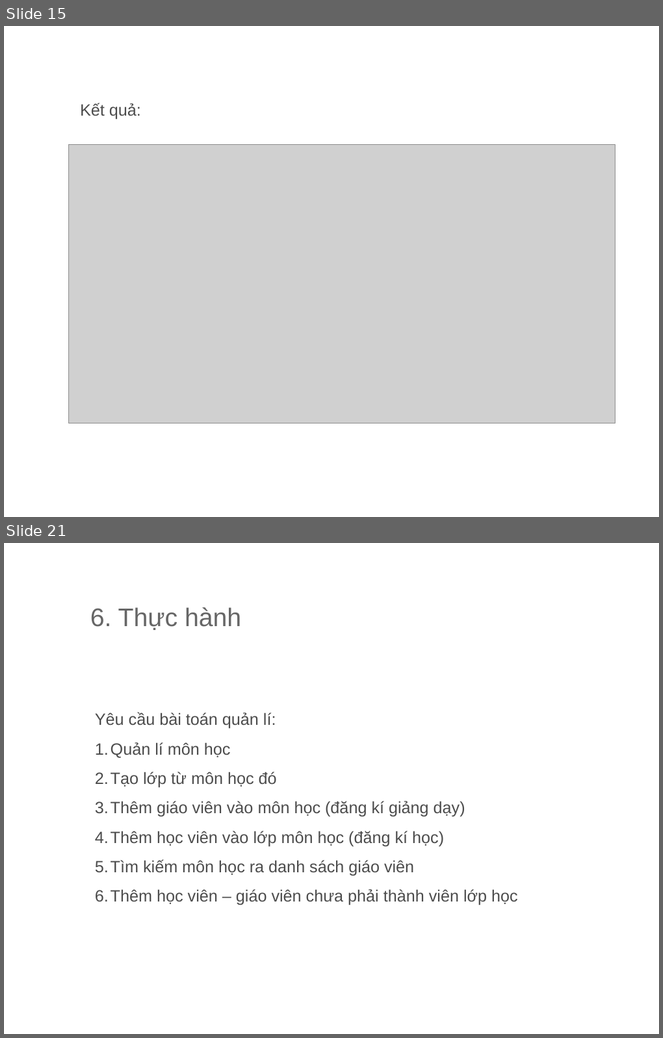
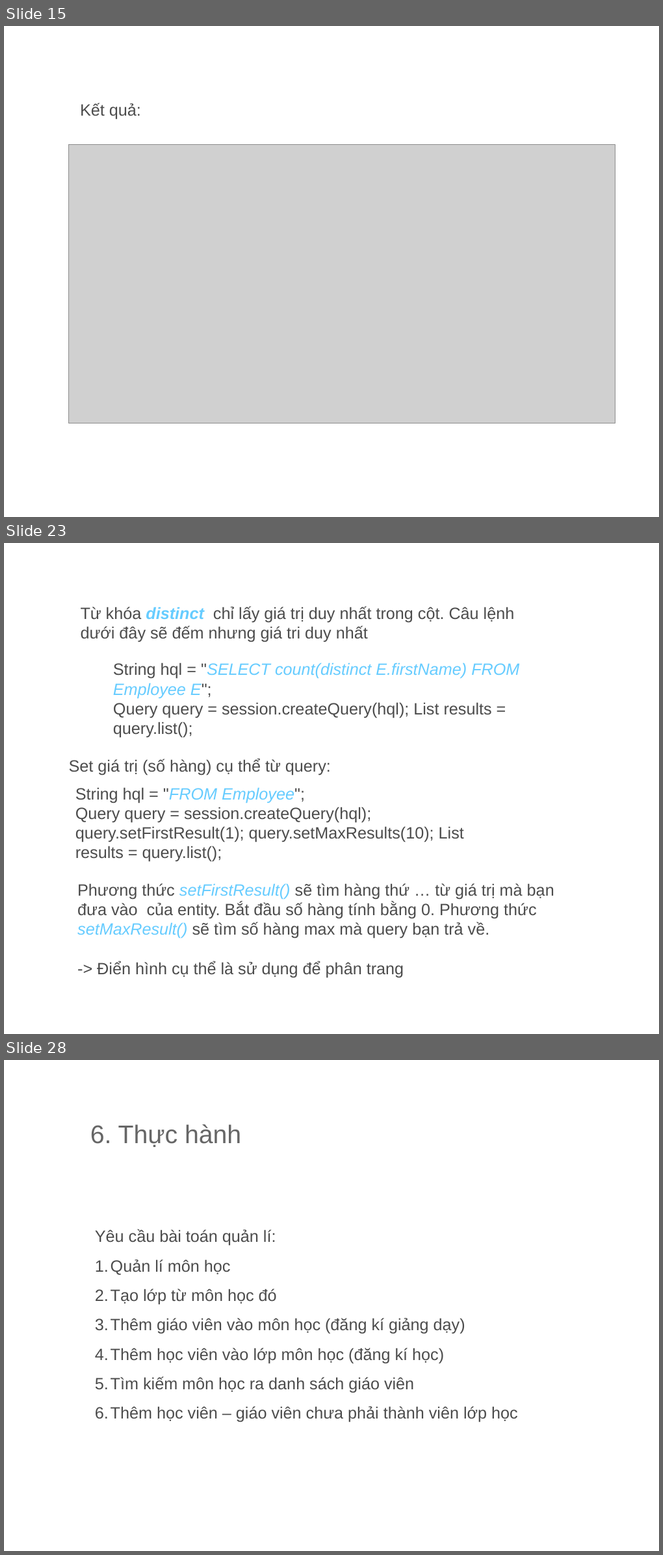
Before and after one commit to thanh13hc/my-first-project, a slide deck: Hibernate.ppt. Shown one above the other, each under a label of ours: slides 15 and 21 before the commit, slides 15, 23 and 28 after it; the slides between them are not shown. The pictures are 663x1038 and 663x1555 pixels, drawn with LibreOffice and Linux fonts; fonts in the diff are those of the drawing; grey boxes stand for pictures; background and template pictures are left out. Boxes give left, top, right and bottom in pixels: in the first picture for what was removed or moved away, otherwise in the second. Text is boxed around its words. In the diff, an @@ line names an element or a change of style, - is before the commit and + after.

```diff
--- a/Hibernate.ppt
+++ b/Hibernate.ppt
@@ slide 23 added at [4, 543, 659, 1034], background picture (left out) @@
@@ rectangle added at [71, 596, 145, 676], fill #FFFFFF at 38% opacity @@
@@ rectangle added at [526, 600, 606, 674], fill #FFFFFF at 38% opacity @@
@@ text added at [81, 606, 515, 642], 18 pt, text #4C4C4C @@
+Từ khóa distinct chỉ lấy giá trị duy nhất trong cột. Câu lệnh dưới đây sẽ đếm nhưng giá tri duy nhất
@@ text added at [113, 663, 519, 738], 18 pt, text #4C4C4C @@
+String hql = "SELECT count(distinct E.firstName) FROM Employee E";
+Query query = session.createQuery(hql); List results = query.list();
@@ text added at [69, 759, 331, 776], 18 pt, text #4C4C4C @@
+Set giá trị (số hàng) cụ thể từ query:
@@ text added at [76, 787, 464, 862], 18 pt, text #4C4C4C @@
+String hql = "FROM Employee";
+Query query = session.createQuery(hql); query.setFirstResult(1); query.setMaxResults(10); List results = query.list();
@@ text added at [77, 884, 555, 978], 18 pt, text #4C4C4C @@
+Phương thức setFirstResult() sẽ tìm hàng thứ … từ giá trị mà bạn đưa vào của entity. Bắt đầu số hàng tính bằng 0. Phương thức setMaxResult() sẽ tìm số hàng max mà query bạn trả về.
+-> Điển hình cụ thể là sử dụng để phân trang
@@ rectangle added at [68, 897, 142, 977], fill #FFFFFF at 38% opacity @@
@@ rectangle added at [523, 899, 603, 973], fill #FFFFFF at 38% opacity @@
@@ what was slide 21 is now slide 28 @@
```
Also in this commit, not shown: 11 slides changed, 6 other slides added, 1 other file.
